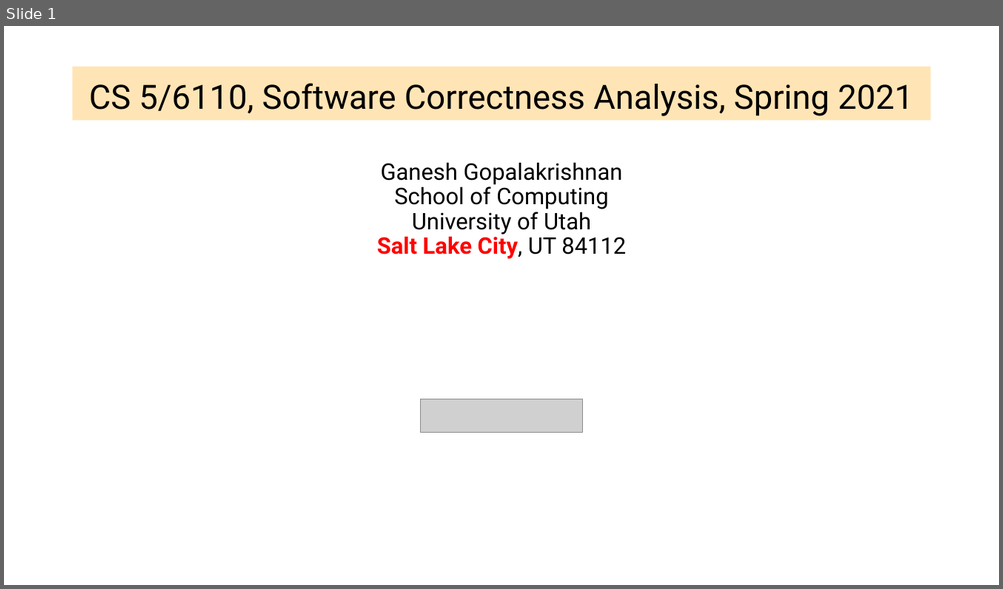
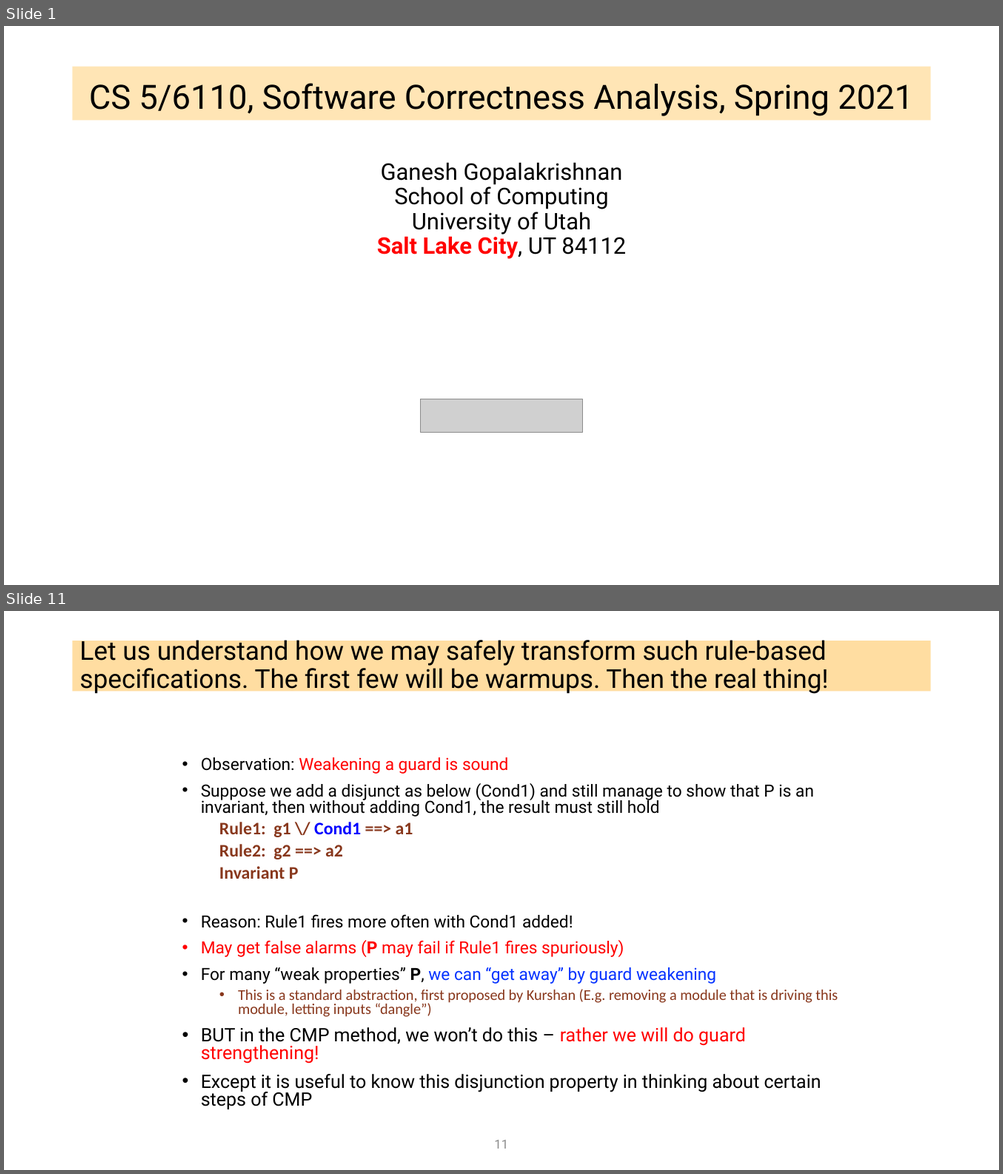
Before and after one commit to ganeshutah/cs6110s22, a slide deck: Lec19/Lec19.pptx. Shown one above the other, each under a label of ours: slide 1 before the commit, slides 1 and 11 after it; the slides between them are not shown. The pictures are 1003x589 and 1003x1174 pixels, drawn with LibreOffice and Linux fonts; fonts in the diff are those of the drawing; grey boxes stand for pictures. Boxes give left, top, right and bottom in pixels: in the first picture for what was removed or moved away, otherwise in the second. Text is boxed around its words. In the diff, an @@ line names an element or a change of style, - is before the commit and + after.

```diff
--- a/Lec19/Lec19.pptx
+++ b/Lec19/Lec19.pptx
@@ slide 11 added at (4,611,999,1170), background #FFFFFF @@
@@ title added at (73,641,930,692), fill #FFBD47 at 51% opacity, 25.2 pt, text #000000 @@
+Let us understand how we may safely transform such rule-based specifications. The first few will be warmups. Then the real thing!
@@ text added at (201,758,837,1110), 16.1 pt, text #000000 @@
+• Observation: Weakening a guard is sound
+• Suppose we add a disjunct as below (Cond1) and still manage to show that P is an invariant, then without adding Cond1, the result must still hold
+  Rule1: g1 \/ Cond1 ==> a1
+  Rule2: g2 ==> a2
+  Invariant P
+• Reason: Rule1 fires more often with Cond1 added!
+• May get false alarms (P may fail if Rule1 fires spuriously)
+• For many “weak properties” P, we can “get away” by guard weakening
+  • This is a standard abstraction, first proposed by Kurshan (E.g. removing a module that is driving this module, letting inputs “dangle”)
+• BUT in the CMP method, we won’t do this – rather we will do guard strengthening!
+• Except it is useful to know this disjunction property in thinking about certain steps of CMP
@@ page number added at (494,1140,508,1149), 12 pt, text #8C8C8C @@
+11
```
Also in this commit, not shown: 1 slide changed, 35 other slides added, 10 slides removed.
